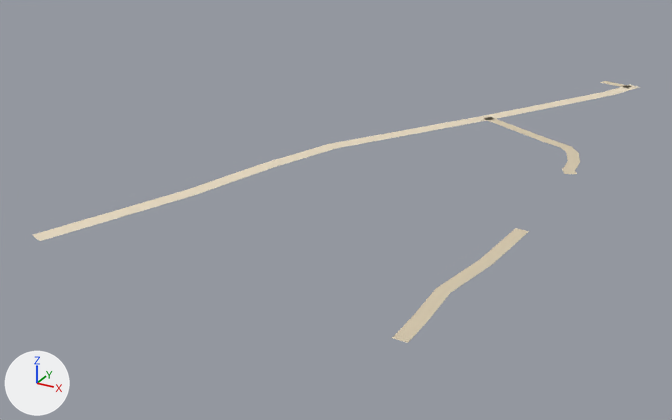
An edit to the glTF model public/assets/bengaluru-region-v1/tiles/t32_-40-l0.glb, drawn before and after from the same camera.
The view is the same before and after, from a 50 mm lens placed at (16602.0, -20089.0, 165.0), pointed at (16389.0, -19701.0, -29.0). The lights are fixed; the arrows at lower left show +X, +Y and +Z. The picture after the commit comes second.

The scene before the commit, as lines of its bpy script (objects in view):
```python
me_ground = bpy.data.meshes.new('ground')
me_ground.from_pydata(...)  # 64 vertices, 56 faces; spans x 324.0..503.0, y 153.0..503.0, z 1.0
me_ground.materials.append(mat_ground)
# before: 8 (489.0, 194.0, 1.0) at pixel (435, 288), 9 (495.0, 193.0, 1.0) at pixel (450, 293), 10 (494.0, 224.0, 1.0) at pixel (479, 259), 11 (500.0, 223.0, 1.0) at pixel (493, 263), 12 (497.0, 259.0, 1.0) at pixel (515, 228)
# before: 13 (503.0, 258.0, 1.0) at pixel (529, 231)
# before: 14 (497.0, 330.0, 1.0) at pixel (564, 174), 15 (503.0, 332.0, 1.0) at pixel (577, 174), 16 (497.0, 331.0, 1.0) at pixel (563, 172), 17 (502.0, 334.0, 1.0) at pixel (576, 172), 20 (494.0, 342.0, 1.0) at pixel (565, 164)
# before: 21 (500.0, 343.0, 1.0) at pixel (577, 166), 23 (499.0, 349.0, 1.0) at pixel (580, 162)
# before: 34 (324.0, 156.0, 1.0) at pixel (31, 234), 35 (332.0, 153.0, 1.0) at pixel (40, 241), 36 (337.0, 191.0, 1.0) at pixel (112, 211), 37 (345.0, 188.0, 1.0) at pixel (121, 217)
ob_ground = bpy.data.objects.new('ground', me_ground)
ob_ground.location = (16000.0, -20000.0, 0.0)
```
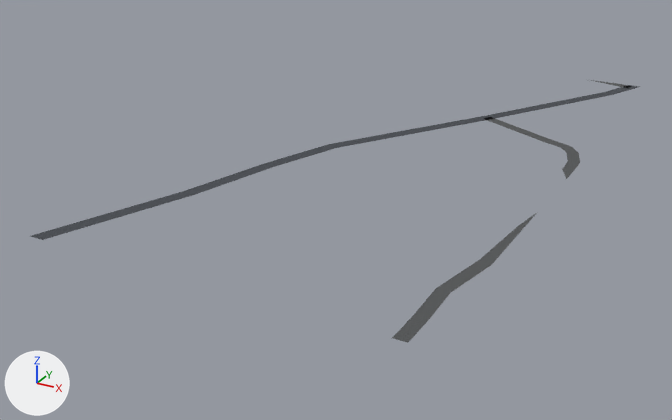
Pixel boxes [x1, y1, x2, y2] of what changed, in the pictures (672 x 420 px; the box of a moved part takes in the faces that stretch with it):
'ground', reshaped: before [33, 81, 639, 343]; after [30, 79, 640, 343]
part 1 of me_ground, moved or reshaped: before [600, 81, 639, 92]; after [586, 79, 640, 92]
part 2 of me_ground, reshaped: before [436, 228, 529, 293]; after [436, 213, 536, 293]
part 3 of me_ground, reshaped: before [564, 162, 580, 174]; after [564, 162, 580, 179]
part 4 of me_ground, cut back: before [33, 191, 194, 241]; after [30, 191, 193, 240]
part 5 of me_ground, recoloured: before [112, 81, 632, 343]; after [124, 84, 631, 343]

The change, as a diff of the scene's bpy script:
```diff
--- a/public/assets/bengaluru-region-v1/tiles/t32_-40-l0.glb.py
+++ b/public/assets/bengaluru-region-v1/tiles/t32_-40-l0.glb.py
@@ me_ground @@
 # used by ob_ground; location = (16000.0, -20000.0, 0.0)
 # verts and faces of me_ground; kept vertices keep their numbers, new ones are numbered from 64
-me_ground.from_pydata(...)  # 64 vertices, 56 faces; spans x 324.0..503.0, y 153.0..503.0, z 1.0
+me_ground.from_pydata(...)  # 72 vertices, 64 faces; spans x 324.0..500.0, y 155.0..500.0, z 1.0
+# me_ground part 1
+# 3 vertices are removed from x 472.0..489.0, y 497.0..502.0, z 1.0
+# 4 faces are deleted
+# 2 vertices move from x 473.0..496.0, y 498.0..503.0, z 1.0 to x 484.0..489.0, y 500.0, z 1.0
+# 5 vertices are added at (464.0, 500.0, 1.0), (464.0, 499.0, 1.0), (461.0, 500.0, 1.0), (487.0, 496.0, 1.0), (497.0, 500.0, 1.0)
+# 6 new faces join them
+# me_ground part 2
+delete_vertices([12, 13])  # with the faces that use them
+delete_faces([(8, 9, 11)])
+verts[67] = (500.0, 222.0, 1.0)  # pixel (491, 264)
+verts[68] = (500.0, 261.0, 1.0)  # pixel (523, 227)
+verts[69] = (497.0, 261.0, 1.0)  # pixel (517, 226)
+verts[70] = (500.0, 280.0, 1.0)
+faces += [(8, 9, 67), (8, 67, 11), (10, 11, 68), (10, 68, 69), (68, 70, 69)]
+# me_ground part 3
+delete_vertices([14, 15])  # with the faces that use them
+delete_faces([(20, 21, 23)])
+verts[17] = (500.0, 333.0, 1.0)  # moved, pixel (571, 172)
+verts[71] = (500.0, 322.0, 1.0)  # pixel (565, 180)
+verts[72] = (500.0, 324.0, 1.0)  # pixel (566, 178)
+verts[73] = (500.0, 324.0, 1.0)  # pixel (566, 178)
+verts[74] = (500.0, 344.0, 1.0)  # pixel (578, 165)
+faces += [(71, 72, 73), (17, 73, 72), (16, 73, 17), (20, 21, 74), (20, 74, 23)]
+# me_ground part 4
+delete_vertices([34, 35])  # with the faces that use them
+verts[37] = (346.0, 193.0, 1.0)  # moved, pixel (131, 213)
+verts[36] = (339.0, 195.0, 1.0)  # moved, pixel (123, 208)
+verts[75] = (324.0, 155.0, 1.0)  # pixel (29, 236)
+verts[76] = (332.0, 155.0, 1.0)  # pixel (42, 239)
+verts[77] = (335.0, 163.0, 1.0)  # pixel (62, 233)
+verts[78] = (328.0, 166.0, 1.0)  # pixel (55, 228)
+faces += [(75, 76, 77), (75, 77, 78), (37, 78, 77), (36, 78, 37)]
+# me_ground part 5: 44 kept faces spanning x 339.0..500.0, y 155.0..500.0, z 1.0 get new vertex colours; the middle colour goes from beige #e9dcc3 to dark grey #45494f
 me_ground.materials.append(mat_ground)
```
